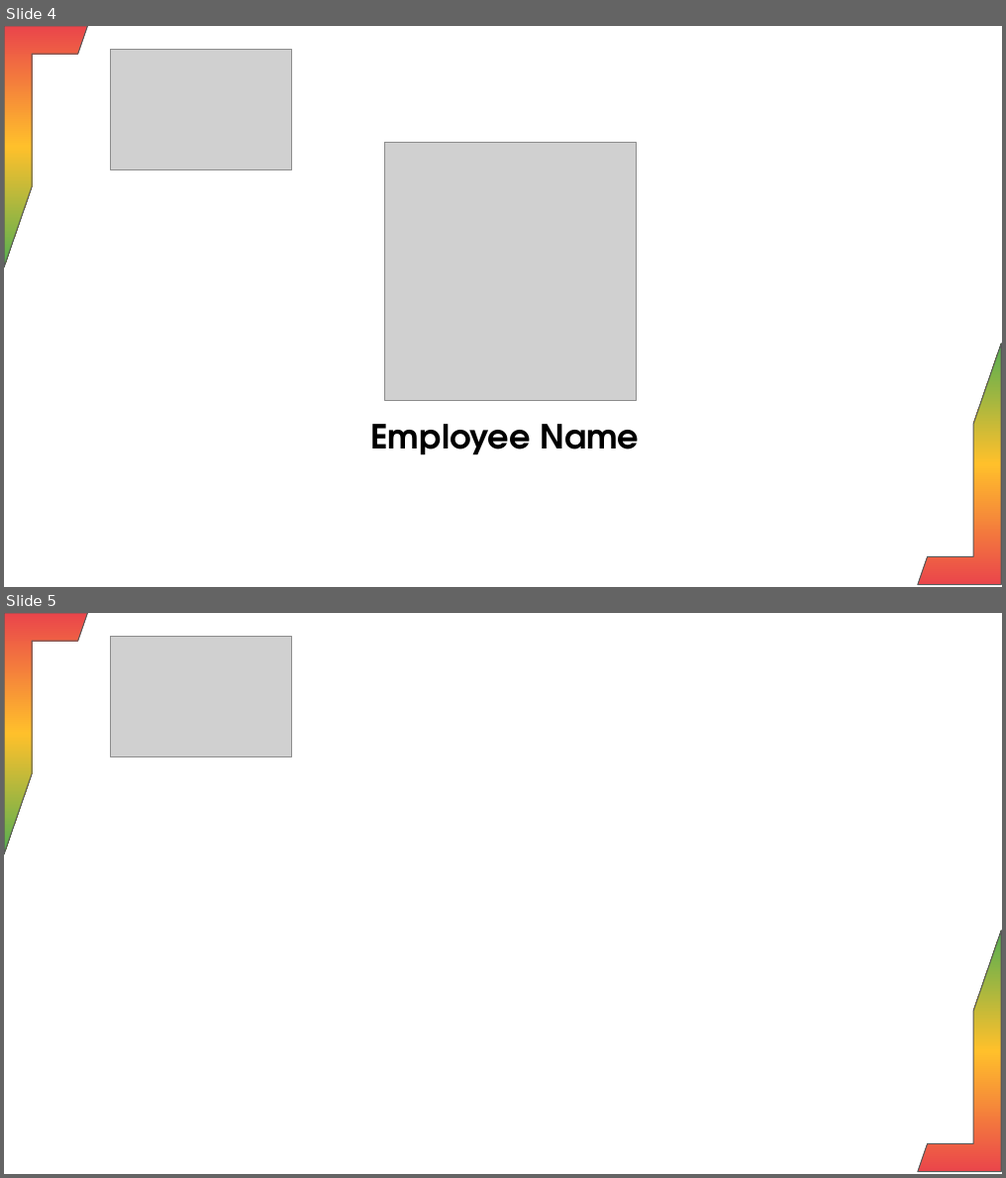
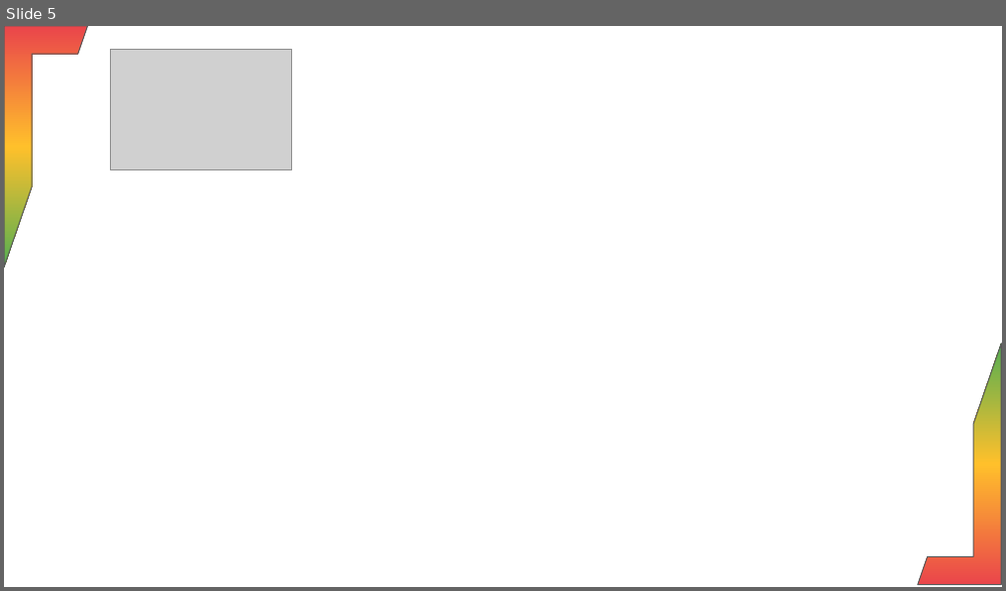
Before and after one commit to Harisudhan23/HR-automation-UI, a slide deck: media/WorkAnniversaryLogo.pptx. Shown one above the other, each under a label of ours: slides 4 and 5 before the commit, slide 5 after it. The pictures are 1006x1178 and 1006x591 pixels, drawn with LibreOffice and Linux fonts; fonts in the diff are those of the drawing; grey boxes stand for pictures; background and template pictures are left out. Boxes give left, top, right and bottom in pixels: in the first picture for what was removed or moved away, otherwise in the second. Text is boxed around its words. In the diff, an @@ line names an element or a change of style, - is before the commit and + after.

```diff
--- a/media/WorkAnniversaryLogo.pptx
+++ b/media/WorkAnniversaryLogo.pptx
@@ slide 4 removed at (4,26,1002,587), background picture (left out) @@
@@ half frame removed at (4,26,88,268) @@
@@ picture removed at (111,49,292,170) @@
@@ picture removed at (385,143,636,401) @@
@@ half frame removed at (918,344,1002,584) @@
@@ text removed at (370,424,639,456) @@
-Employee Name
```
Also in this commit, not shown: 4 slides added, 4 other slides removed.
